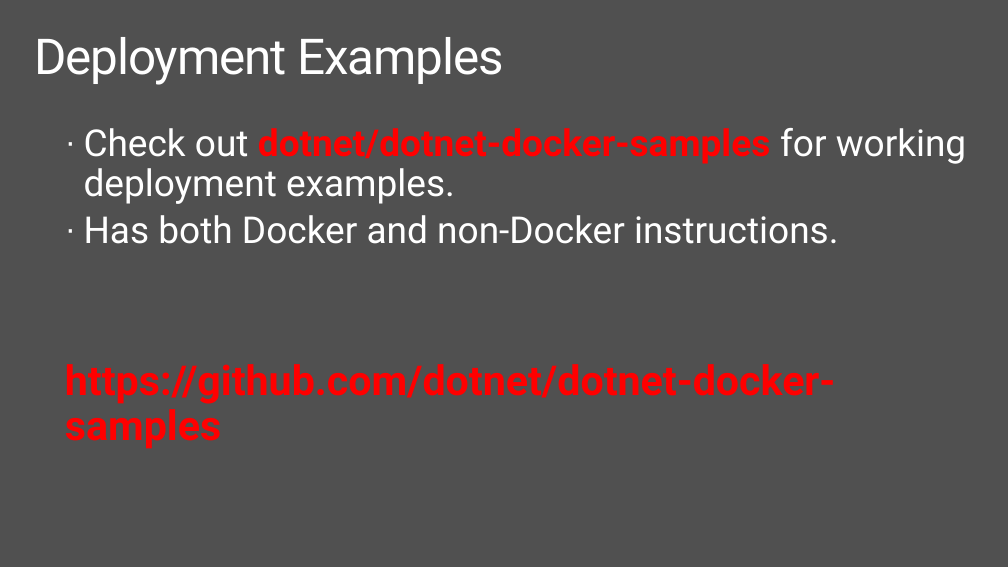
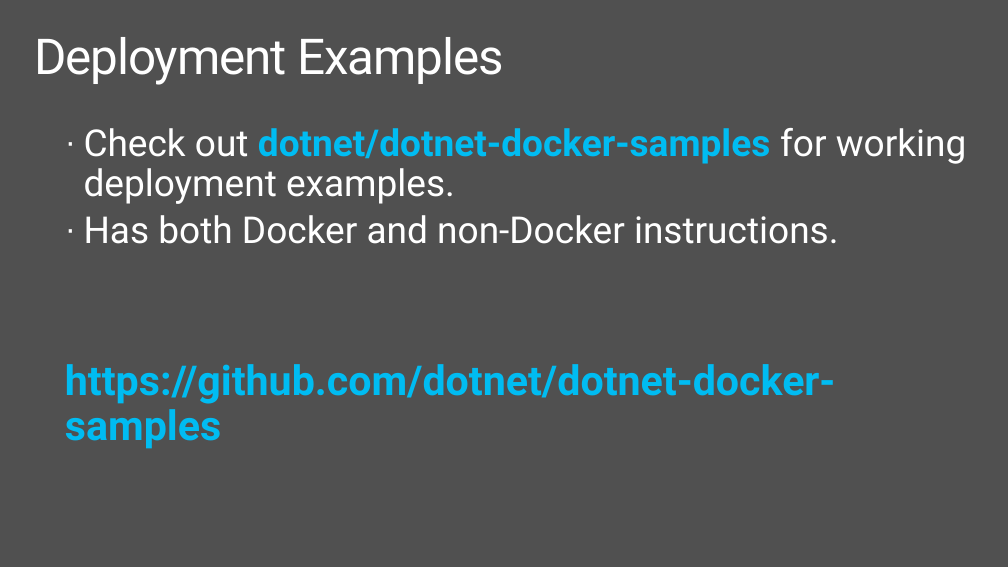
Before and after one commit to dotnet-presentations/dotnetcore-workshop, a slide deck: slide 37 of 1-Overview-Tools-Acquisition/netcore-workshop-overview-tools.pptx (slide 38 before the commit). Drawn at 1008x567 pixels with LibreOffice and Linux fonts; fonts in the diff are those of the drawing; background and template pictures are left out. Boxes give left, top, right and bottom in pixels: in the first picture for what was removed or moved away, otherwise in the second. Text is boxed around its words. In the diff, an @@ line names an element or a change of style, - is before the commit and + after.

```diff
--- a/1-Overview-Tools-Acquisition/netcore-workshop-overview-tools.pptx
+++ b/1-Overview-Tools-Acquisition/netcore-workshop-overview-tools.pptx
@@ text at (65, 128, 966, 449): text colour #FF0000 to #00BCF2 in "dotnet/dotnet-docker-samples", "https://github.com/dotnet/dotnet-docker-samples" @@
```
Also in this commit, not shown: 1 other slide changed, 1 slide removed.
